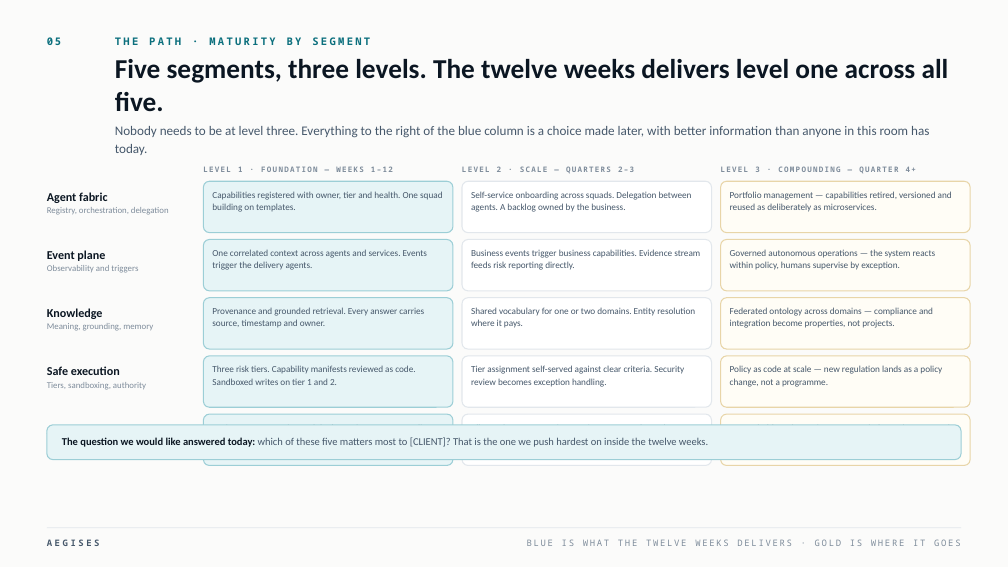
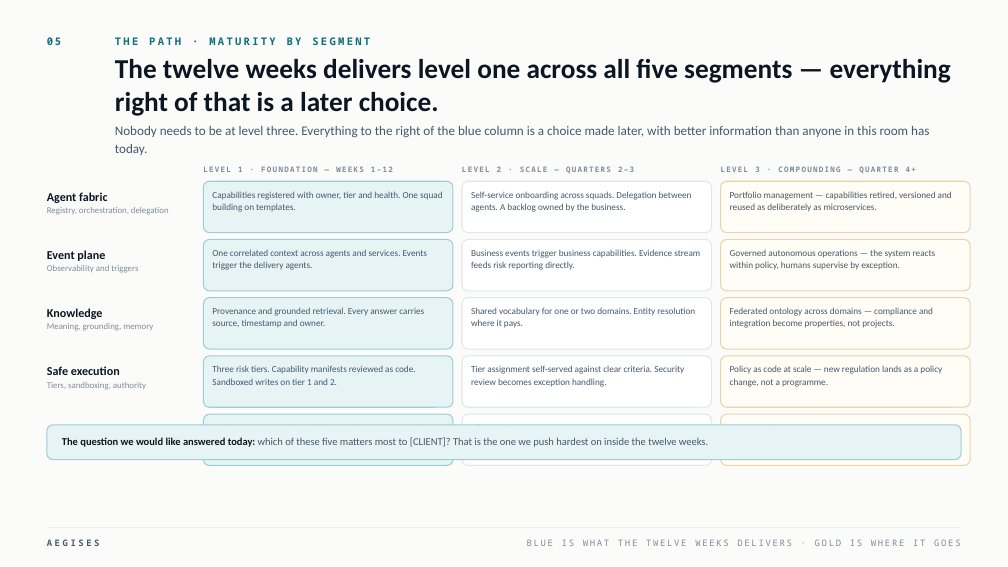
Before and after one commit to Smithright/aegises.org, a slide deck: slide 18 of kickoff/AEGISES_POC_Kickoff.pptx. Drawn at 1008x567 pixels with LibreOffice and Linux fonts; fonts in the diff are those of the drawing. Boxes give left, top, right and bottom in pixels: in the first picture for what was removed or moved away, otherwise in the second. Text is boxed around its words. In the diff, an @@ line names an element or a change of style, - is before the commit and + after.

```diff
--- a/kickoff/AEGISES_POC_Kickoff.pptx
+++ b/kickoff/AEGISES_POC_Kickoff.pptx
@@ text at box(115, 59, 951, 116): text changed @@
-Five segments, three levels. The twelve weeks delivers level one across all five.
+The twelve weeks delivers level one across all five segments — everything right of that is a later choice.
```
Also in this commit, not shown: 12 other slides changed, 7 slides added, 6 slides removed, 2 other files.
